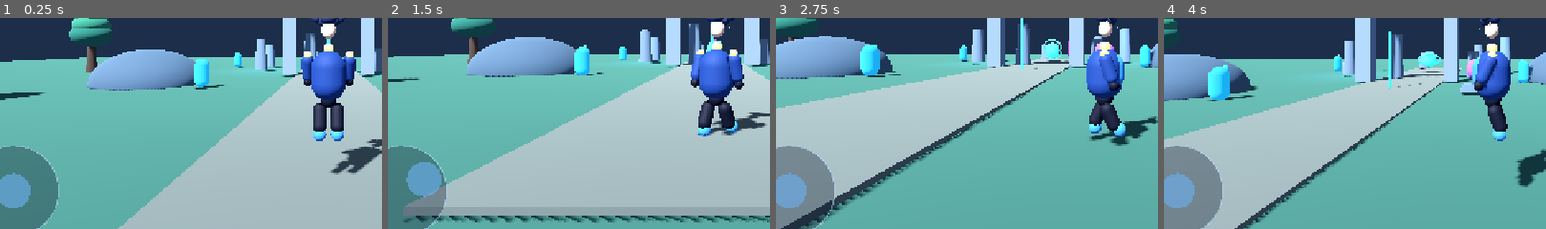
Above: before the commit, frames 1-4 (left to right).
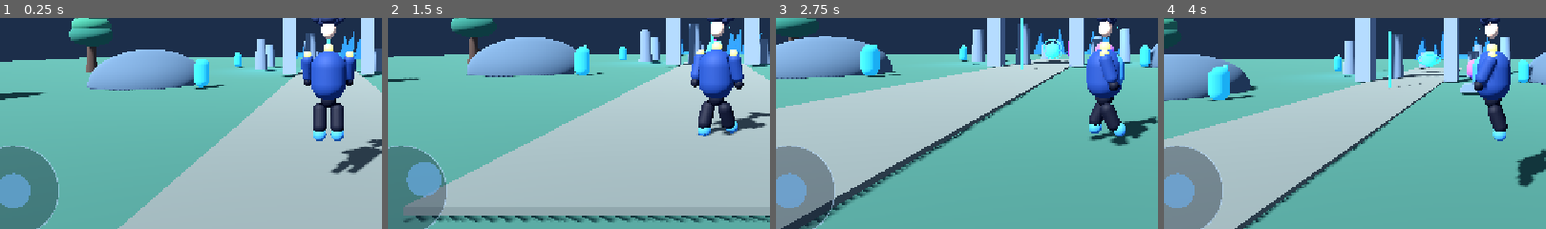
Above: after the commit, the same moments.

Repository: Phantom220-hub/ASTRALIS-RPG
Game: Godot game, scene res://scenes/main/Main.tscn
The game is run twice, just before and just after one commit, with the same random seed, the same clock (stepped at 60 frames per second) and the same inputs.
Inputs (mouse positions are % of the whole screen's width and height, from its top left):
- Up to frame 1 (0.25 s): no input
- Up to frame 2 (1.5 s): tap Enter (ui_accept) at 0.5 s; drag from (50, 49) to (60, 27) at 0.52 s; drag from (30, 54) to (45, 69) at 1.27 s
- Up to frame 3 (2.75 s): move the mouse to (60, 27) at 2.02 s; hold D (move_right) from 2.03 s (still down); tap E (interact) at 2.1 s
- Up to frame 4 (4 s): release D (move_right) at 2.75 s; drag from (45, 69) to (20, 34) at 2.77 s; move the mouse to (80, 64) at 3.52 s; hold A (move_left) from 3.53 s (still down); tap E (interact) at 3.6 s; tap Enter (ui_accept) at 3.77 s
The pictures show only the part of the screen within x 7-57%, y 42-92%; the shares and areas given below are measured in that part.

The runs differ from the first frame. In frame 1, 0.4% of the frame differs, in the area x 77-95%, y 6-20%; in frame 2, 0.4%; in frame 3, 0.4%; in frame 4, 0.4%, in the area x 65-86%, y 6-20%.

Commit message:
Build frozen boss arena

Diff:
--- a/scripts/world/world_bootstrap.gd
+++ b/scripts/world/world_bootstrap.gd
@@ -100,6 +100,7 @@
 	_add_pulse_dummy(Vector3(5, 0, -7))
 	_add_glowing_marker(Vector3(0, 0.0, -8))
 	_add_ambient_lights()
+	_add_frozen_ruins()
 
 func _add_path() -> void:
 	var path := MeshInstance3D.new()
@@ -288,3 +289,27 @@
 		light.light_energy = 0.8
 		light.omni_range = 8.0
 		add_child(light)
+
+func _add_frozen_ruins() -> void:
+	var ice := StandardMaterial3D.new()
+	ice.albedo_color = Color(0.18, 0.42, 0.58)
+	ice.roughness = 0.28
+	ice.metallic = 0.18
+	for i in range(9):
+		var shard := MeshInstance3D.new()
+		var mesh := PrismMesh.new()
+		mesh.size = Vector3(randf_range(1.0, 2.2), randf_range(3.0, 6.0), randf_range(1.0, 2.0))
+		shard.mesh = mesh
+		shard.position = Vector3(randf_range(-12.0,12.0), mesh.size.y * 0.5, -52.0 + randf_range(-9.0,9.0))
+		shard.rotation.z = randf_range(-0.18,0.18)
+		shard.material_override = ice
+		add_child(shard)
+	var platform := MeshInstance3D.new()
+	var platform_mesh := CylinderMesh.new()
+	platform_mesh.top_radius = 10.0
+	platform_mesh.bottom_radius = 11.0
+	platform_mesh.height = 0.6
+	platform.mesh = platform_mesh
+	platform.position = Vector3(0,-0.05,-68)
+	platform.material_override = ice
+	add_child(platform)
